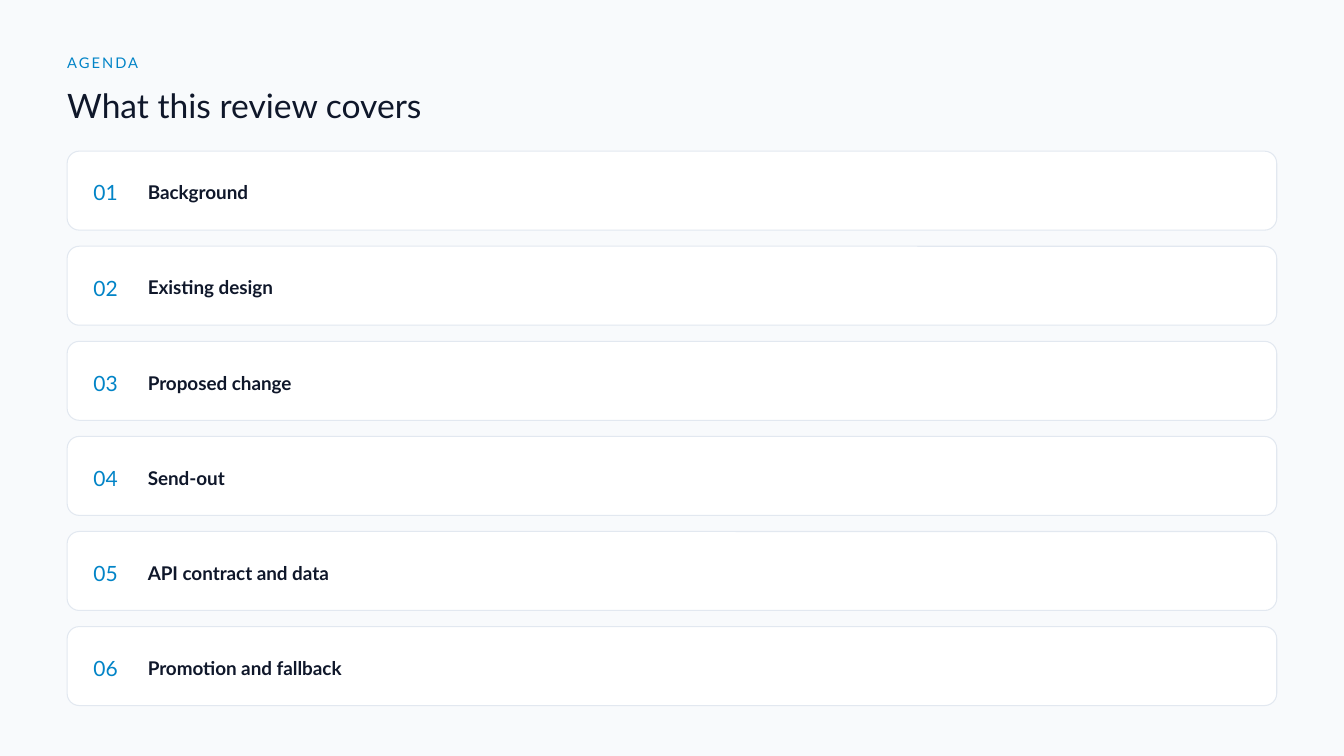
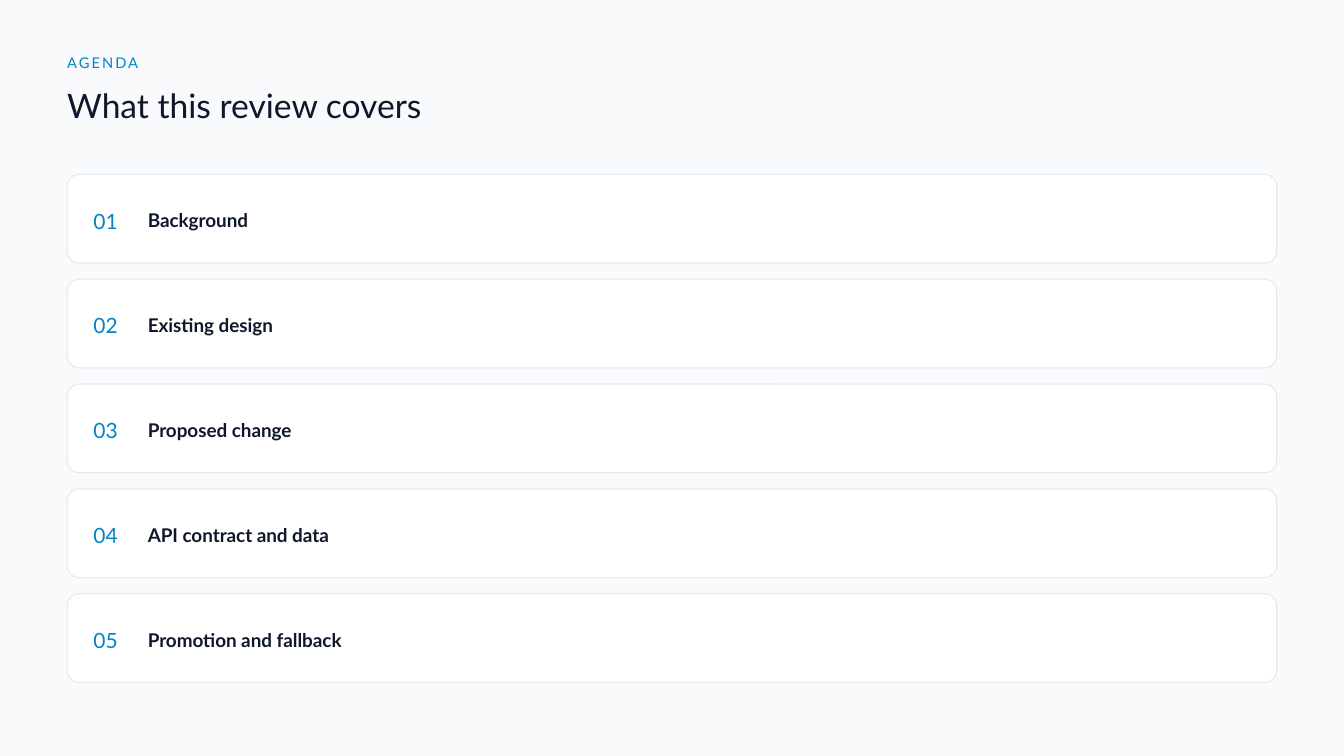
Before and after one commit to DragonChong/HA-Notes, a slide deck: slide 2 of SDLC/Projects/TMP-specimen-sorter-api — Specimen Sorter API/assets/Specimen Sorter API v3.pptx. Drawn at 1344x756 pixels with LibreOffice and Linux fonts; fonts in the diff are those of the drawing. Boxes give left, top, right and bottom in pixels: in the first picture for what was removed or moved away, otherwise in the second. Text is boxed around its words. In the diff, an @@ line names an element or a change of style, - is before the commit and + after.

```diff
--- a/SDLC/Projects/TMP-specimen-sorter-api — Specimen Sorter API/assets/Specimen Sorter API v3.pptx
+++ b/SDLC/Projects/TMP-specimen-sorter-api — Specimen Sorter API/assets/Specimen Sorter API v3.pptx
@@ rounded rectangle: place and size @@
-rounded rectangle at bbox=[68, 151, 1277, 230]
+rounded rectangle at bbox=[68, 174, 1277, 263]
@@ text "01": place and size @@
-text "01" at bbox=[93, 184, 117, 200]
+text "01" at bbox=[93, 213, 117, 229]
@@ text "Background": place and size @@
-text "Background" at bbox=[148, 185, 248, 203]
+text "Background" at bbox=[148, 213, 248, 231]
@@ rounded rectangle: place and size @@
-rounded rectangle at bbox=[68, 246, 1277, 325]
+rounded rectangle at bbox=[68, 279, 1277, 368]
@@ text "02": place and size @@
-text "02" at bbox=[93, 280, 117, 296]
+text "02" at bbox=[93, 317, 117, 333]
@@ text "Existing design": place and size @@
-text "Existing design" at bbox=[148, 280, 273, 298]
+text "Existing design" at bbox=[148, 318, 273, 336]
@@ rounded rectangle: place and size @@
-rounded rectangle at bbox=[68, 342, 1277, 420]
+rounded rectangle at bbox=[68, 384, 1277, 473]
@@ text "03": place and size @@
-text "03" at bbox=[93, 375, 117, 391]
+text "03" at bbox=[93, 422, 117, 438]
@@ text "Proposed change": place and size @@
-text "Proposed change" at bbox=[148, 376, 292, 394]
+text "Proposed change" at bbox=[148, 423, 292, 441]
@@ text removed at bbox=[148, 471, 225, 485] @@
-Send-out
@@ rounded rectangle: place and size @@
-rounded rectangle at bbox=[68, 437, 1277, 515]
+rounded rectangle at bbox=[68, 489, 1277, 578]
@@ text "04": place and size @@
-text "04" at bbox=[93, 470, 117, 486]
+text "04" at bbox=[93, 527, 117, 543]
@@ text "API contract and data": place and size @@
-text "API contract and data" at bbox=[148, 566, 329, 580]
+text "API contract and data" at bbox=[148, 528, 329, 542]
@@ proportions changed in 5 elements at bbox=[68, 174, 1277, 263], bbox=[68, 279, 1277, 368], bbox=[68, 384, 1277, 473], bbox=[68, 489, 1277, 578], bbox=[68, 594, 1277, 683] @@
@@ rounded rectangle: place and size @@
-rounded rectangle at bbox=[68, 531, 1277, 610]
+rounded rectangle at bbox=[68, 594, 1277, 683]
@@ text "05": place and size @@
-text "05" at bbox=[93, 565, 117, 581]
+text "05" at bbox=[93, 632, 117, 648]
@@ text "Promotion and fallback": place and size @@
-text "Promotion and fallback" at bbox=[148, 661, 342, 675]
+text "Promotion and fallback" at bbox=[148, 633, 342, 647]
@@ rounded rectangle removed at bbox=[68, 627, 1277, 706] @@
@@ text removed at bbox=[93, 660, 117, 676] @@
-06
```
Also in this commit, not shown: 3 other slides changed, 2 other files.
